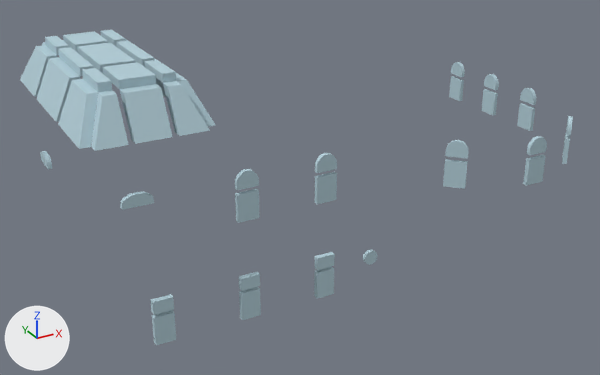
What one commit did to the OBJ model ProyectoFinal/ProyectoFinal/Models/cristales/cristales.obj.
Rendered twice from a camera (50 mm lens) standing at (-21.63, -34.85, 21.6) and looking at (-3.56, -1.98, 5.16). Arrows for +X, +Y and +Z are at lower left; the lights stay in place. Where no turn or scale is listed for an object, it has been applied to the vertices.

The first picture shows 'cristales'.
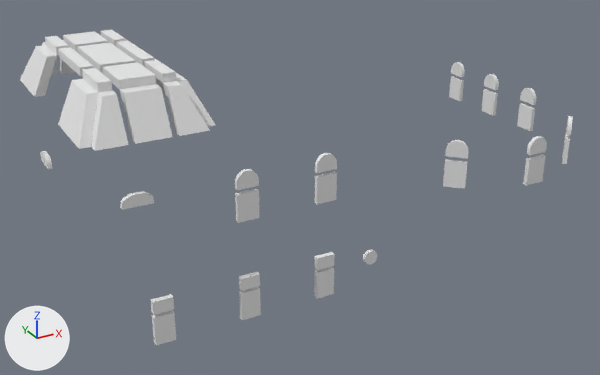
Diff of the bpy script that builds the scene:
```diff
--- a/ProyectoFinal/ProyectoFinal/Models/cristales/cristales.obj.py
+++ b/ProyectoFinal/ProyectoFinal/Models/cristales/cristales.obj.py
@@ mat_lambert2sg @@
+mat_lambert2sg = principled_material('lambert2SG')
+mat_lambert2sg.base_color = (0.8, 0.8, 0.8)  # white #e7e7e7
+mat_lambert2sg.roughness = 1.0
@@ me_cristales @@
 # used by ob_cristales; location = (0.0, 0.0, 0.0)
-me_cristales.from_pydata(...)  # 1736 vertices, 3288 faces; spans x -15.2..10.1, y -9.0..5.7, z 1.5..12.5
+me_cristales.from_pydata(...)  # 1728 vertices, 3276 faces; spans x -15.2..10.1, y -9.0..5.7, z 1.5..12.5
+# me_cristales part 1: 8 vertices removed from x -14.8..-13.6, y -1.7..1.8, z 10.4..12.1
+# me_cristales part 2: 2969 faces spanning x -15.2..10.1, y -9.0..5.7, z 1.5..12.5 switch from mat_lambert3sg (picture img_calefactor_png) to mat_lambert2sg (white #e7e7e7)
```

Boxes (x1, y1, x2, y2) around the edits, measured in the pictures (600 x 375 px):
part 1 of me_cristales, deleted (cyan): before (37, 49, 93, 122)
part 2 of me_cristales, recoloured (cyan to grey): (20, 38, 573, 345) in both
